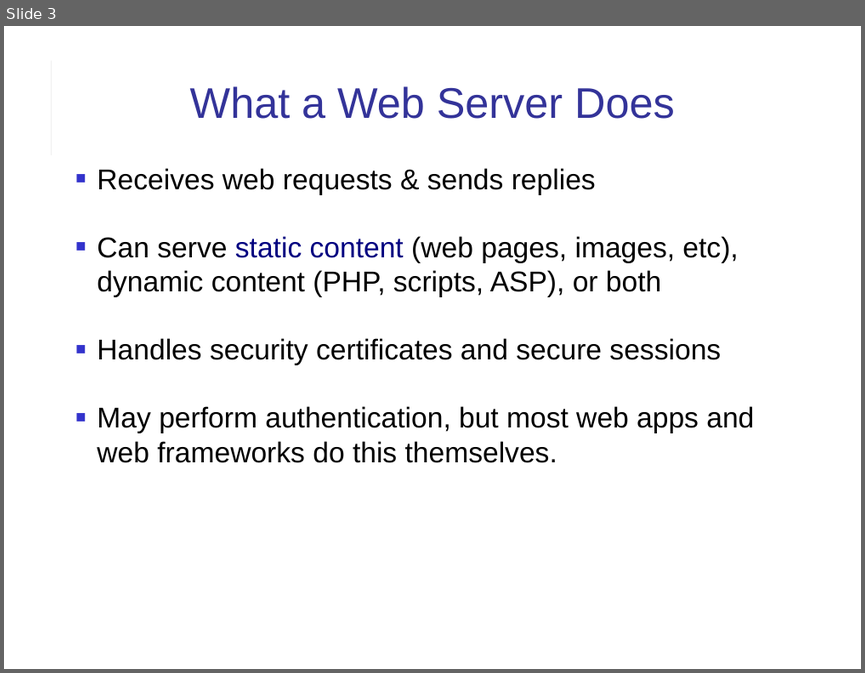
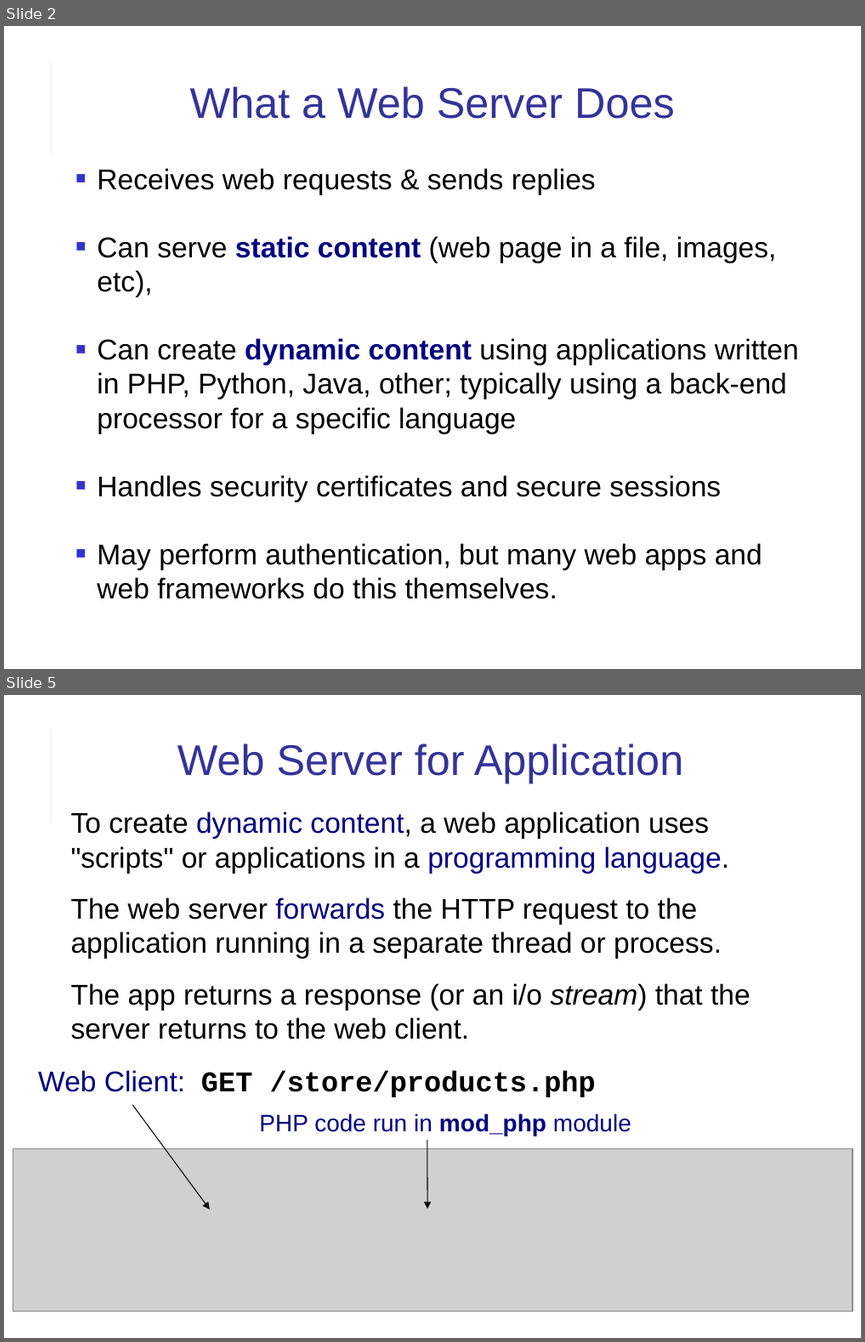
Before and after one commit to cpske/ISP, a slide deck: web/Web-Apps-and-Web-Servers.ppt. Shown one above the other, each under a label of ours: slide 3 before the commit, slides 2 and 5 after it; the slides between them are not shown. The pictures are 865x673 and 865x1342 pixels, drawn with LibreOffice and Linux fonts; fonts in the diff are those of the drawing; grey boxes stand for pictures. Boxes give left, top, right and bottom in pixels: in the first picture for what was removed or moved away, otherwise in the second. Text is boxed around its words. In the diff, an @@ line names an element or a change of style, - is before the commit and + after.

```diff
--- a/web/Web-Apps-and-Web-Servers.ppt
+++ b/web/Web-Apps-and-Web-Servers.ppt
@@ slide 5 added at (x1=4, y1=695, x2=861, y2=1338), background #FFFFFF; not listed: 2 template elements that a slide beside it also shows @@
@@ title added at (x1=177, y1=743, x2=683, y2=783), 36 pt, text #333399 @@
+Web Server for Application
@@ text added at (x1=71, y1=811, x2=750, y2=1039), 24 pt, text #000000 @@
+To create dynamic content, a web application uses "scripts" or applications in a programming language.
+The web server forwards the HTTP request to the application running in a separate thread or process.
+The app returns a response (or an i/o stream) that the server returns to the web client.
@@ text added at (x1=38, y1=1070, x2=596, y2=1097), 24 pt, text #000000, bold @@
+Web Client: GET /store/products.php
@@ arrow added from (132, 1105) to (210, 1209), #000000 0.74 pt @@
@@ text added at (x1=259, y1=1113, x2=631, y2=1135), 20 pt, text #000080 @@
+PHP code run in mod_php module
@@ picture added at (x1=12, y1=1148, x2=852, y2=1311) @@
@@ arrow added from (427, 1140) to (427, 1208), #000000 0.74 pt @@
@@ what was slide 3 is now slide 2 @@
@@ slide 2 changed as well @@
@@ text at (x1=97, y1=236, x2=799, y2=434): text changed @@
-■ Can serve static content (web pages, images, etc), dynamic content (PHP, scripts, ASP), or both
+■ Can serve static content (web page in a file, images, etc),
+■ Can create dynamic content using applications written in PHP, Python, Java, other; typically using a back-end processor for a specific language
@@ text at (x1=97, y1=543, x2=762, y2=599): text changed @@
-■ May perform authentication, but most web apps and web frameworks do this themselves.
+■ May perform authentication, but many web apps and web frameworks do this themselves.
```
Also in this commit, not shown: 7 other slides changed, 9 other slides added, 7 slides removed, 4 other files.
